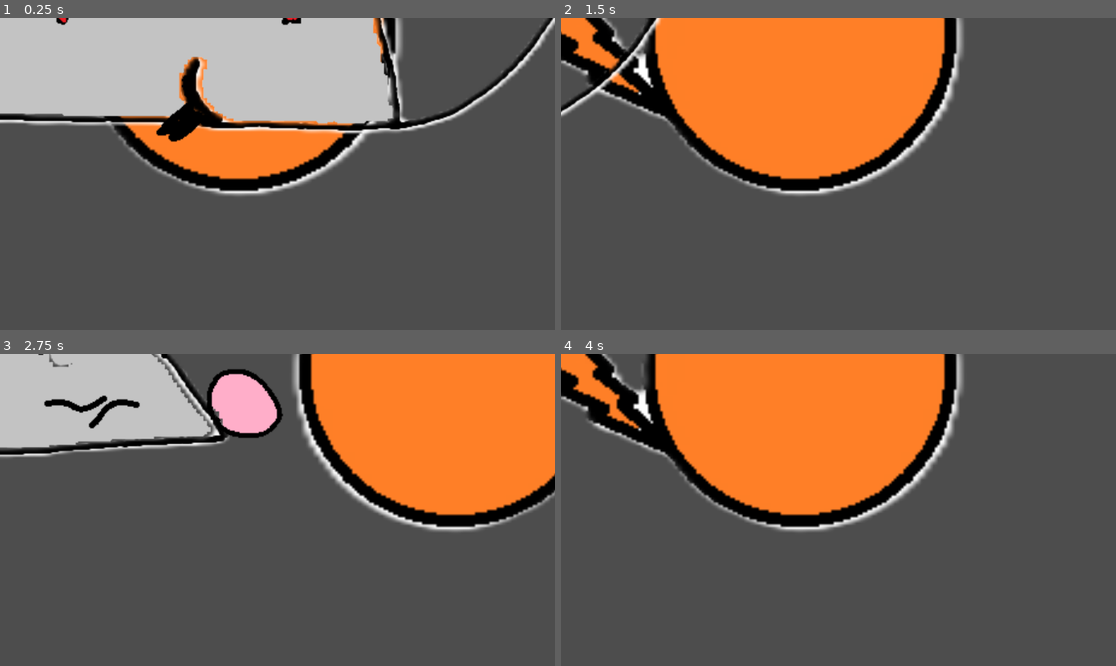
Above: before the commit, frames 1-4 (two rows, left to right).
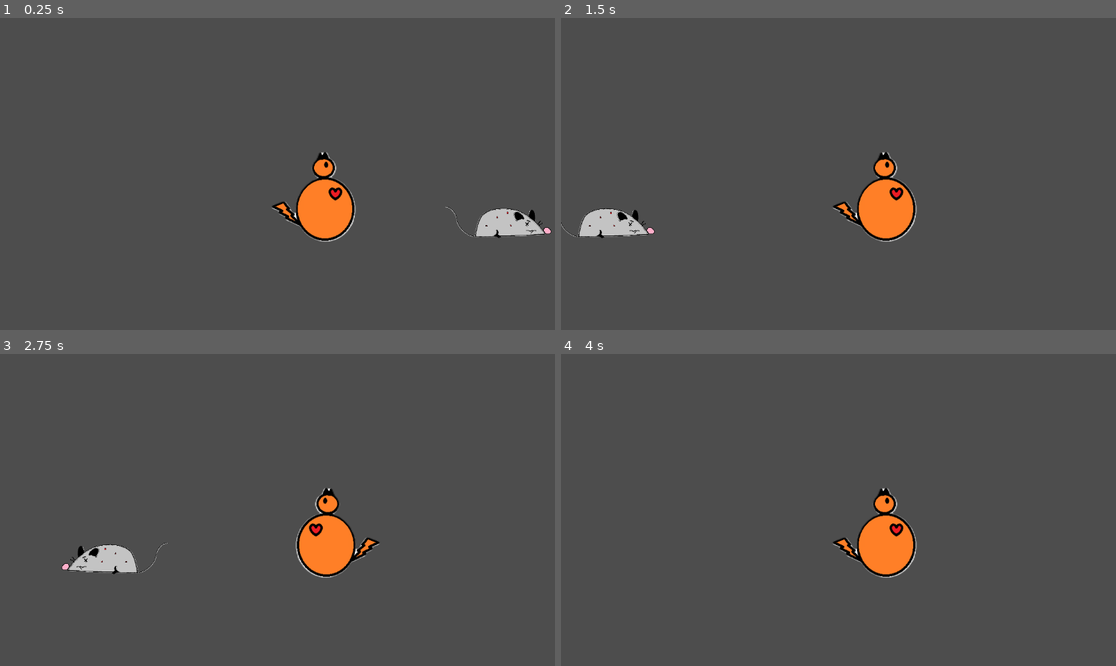
Above: after the commit, the same moments.

Repository: noor741/calHacks
Game: Godot game, scene res://scene_1.tscn
Two runs of this game, one before a commit and one after it. Both use one fixed random seed, a clock stepped at 60 frames per second and the inputs below.
Inputs:
- Up to frame 1 (0.25 s): no input
- Up to frame 2 (1.5 s): tap Enter (ui_accept) at 0.5, 0.77 s; hold Right (ui_right) from 0.53 s (still down)
- Up to frame 3 (2.75 s): tap Enter (ui_accept) at 1.52, 2 s; release Right (ui_right) at 2.03 s; hold Left (ui_left) from 2.03 s (still down)
- Up to frame 4 (4 s): release Left (ui_left) at 2.78 s; hold Right (ui_right) from 2.78 s (still down); tap Enter (ui_accept) at 3.02, 3.5, 3.77 s

The runs differ from the first frame. In frame 1, 36% of the frame differs, in the area x 0-100%, y 0-72%; in frame 2, 33%; in frame 3, 39%; in frame 4, 31%.

Commit message:
Cat and mouse update :)

Diff:
--- a/CatSprite.gd
+++ b/CatSprite.gd
@@ -1,9 +1,11 @@
 extends Sprite2D
+
+var original_scale: Vector2
 
 # Called when the node enters the scene tree for the first time.
 func _ready():
-	# Set the initial scale of the sprite
-	scale = Vector2(1, 1)
+	# Store the original scale of the sprite
+	original_scale = scale
 
 # Called every frame. 'delta' is the elapsed time since the previous frame.
 func _process(delta):
@@ -13,4 +15,7 @@
 	# Flip the sprite horizontally based on input
 	if horizontal_input != 0:
 		# Set the scale.x property to -1 to flip horizontally
-		scale.x = abs(scale.x) * horizontal_input
+		scale.x = original_scale.x * horizontal_input
+	else:
+		# Reset the scale to its original value when no input is detected
+		scale = original_scale
--- a/MouseSprite.gd
+++ b/MouseSprite.gd
@@ -1,9 +1,11 @@
 extends Sprite2D
+
+var original_scale: Vector2
 
 # Called when the node enters the scene tree for the first time.
 func _ready():
-	# Set the initial scale of the sprite
-	scale = Vector2(0.5, 0.5)
+	# Store the original scale of the sprite
+	original_scale = scale
 
 # Called every frame. 'delta' is the elapsed time since the previous frame.
 func _process(delta):
@@ -13,4 +15,7 @@
 	# Flip the sprite horizontally based on input
 	if horizontal_input != 0:
 		# Set the scale.x property to -1 to flip horizontally
-		scale.x = abs(scale.x) * horizontal_input
+		scale.x = original_scale.x * horizontal_input
+	else:
+		# Reset the scale to its original value when no input is detected
+		scale = original_scale
--- a/scene_1.tscn
+++ b/scene_1.tscn
@@ -18,13 +18,14 @@
 [node name="Scene1" type="Node2D"]
 
 [node name="theCat" type="CharacterBody2D" parent="."]
-position = Vector2(7, -1)
+position = Vector2(-34, -2)
 script = ExtResource("1_m1adp")
 metadata/_edit_group_ = true
 
 [node name="Camera2D" type="Camera2D" parent="theCat"]
 position = Vector2(0, -27)
 zoom = Vector2(5, 5)
+metadata/_edit_group_ = true
 
 [node name="CatShape" type="CollisionShape2D" parent="theCat"]
 position = Vector2(20, -11)
@@ -34,20 +35,22 @@
 metadata/_edit_group_ = true
 
 [node name="Sprite2D" type="Sprite2D" parent="theCat"]
-position = Vector2(29, 4)
+position = Vector2(20, -21)
 scale = Vector2(0.188368, 0.205247)
 texture = ExtResource("3_nvo70")
+region_enabled = true
+region_rect = Rect2(399, 54, 267, 280)
 script = ExtResource("4_6kbvd")
 metadata/_edit_group_ = true
 
 [node name="World" type="StaticBody2D" parent="."]
 
-[node name="boundary" type="CollisionShape2D" parent="World"]
+[node name="Ground" type="CollisionShape2D" parent="World"]
 shape = SubResource("WorldBoundaryShape2D_u7nbe")
 debug_color = Color(0.337255, 0.611765, 0.341176, 0.419608)
 
 [node name="Mouse" type="CharacterBody2D" parent="."]
-position = Vector2(-44, -12)
+position = Vector2(50, -13)
 script = ExtResource("3_gkvk8")
 metadata/_edit_group_ = true
 
Binary file changed: DeMouse.png
Not shown: 1 places in scene_2.tscn that only renumber resources
